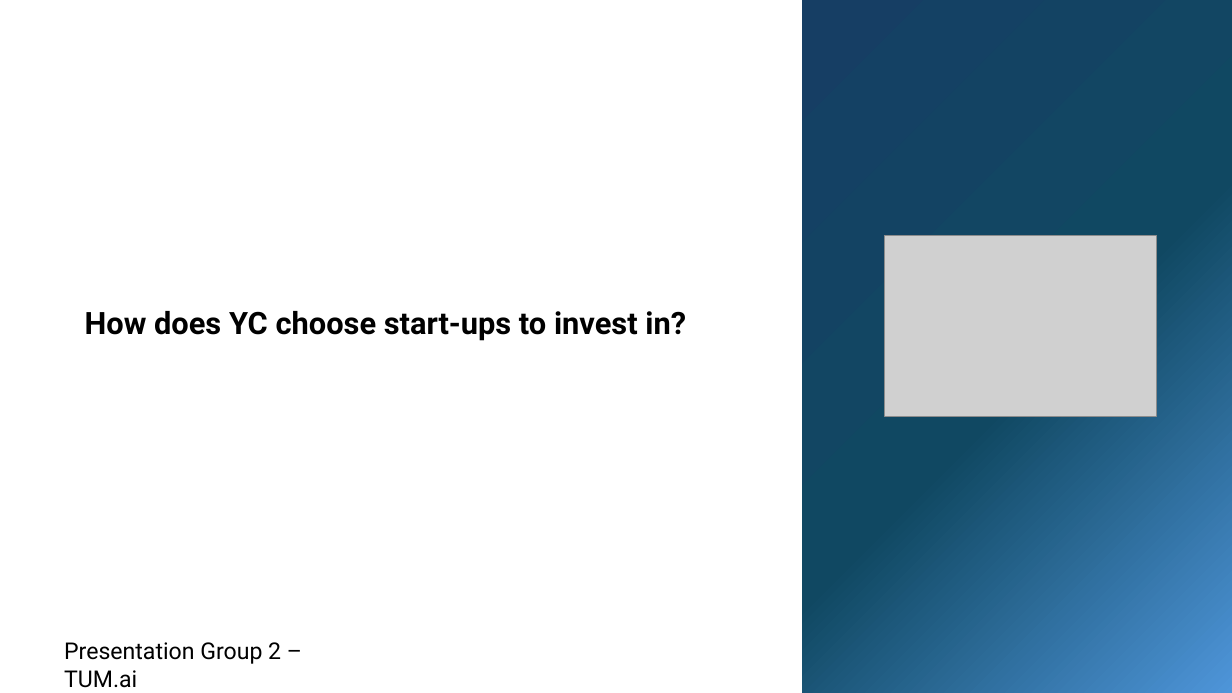
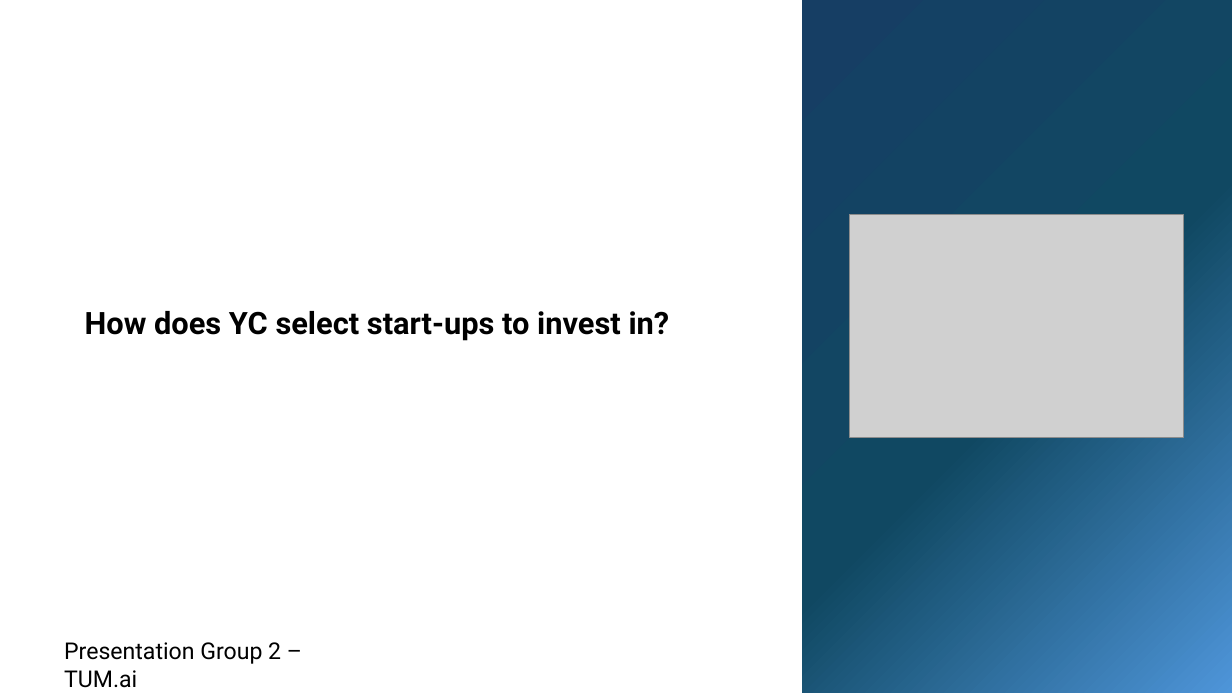
Before and after one commit to MatthiasSagerer/tumai-onboarding-challenge, a slide deck: slide 1 of fabian/presentation_tumai_group2.pptx. Drawn at 1232x693 pixels with LibreOffice and Linux fonts; fonts in the diff are those of the drawing; grey boxes stand for pictures. Boxes give left, top, right and bottom in pixels: in the first picture for what was removed or moved away, otherwise in the second. Text is boxed around its words. In the diff, an @@ line names an element or a change of style, - is before the commit and + after.

Commit message:
presentation update

```diff
--- a/fabian/presentation_tumai_group2.pptx
+++ b/fabian/presentation_tumai_group2.pptx
@@ picture: place and size @@
-picture at (884,236,1156,417)
+picture at (850,214,1184,437)
@@ text at (85,311,670,341): text changed @@
-How does YC choose start-ups to invest in?
+How does YC select start-ups to invest in?
```
Also in this commit, not shown: 4 slides added, 1 slide removed.
